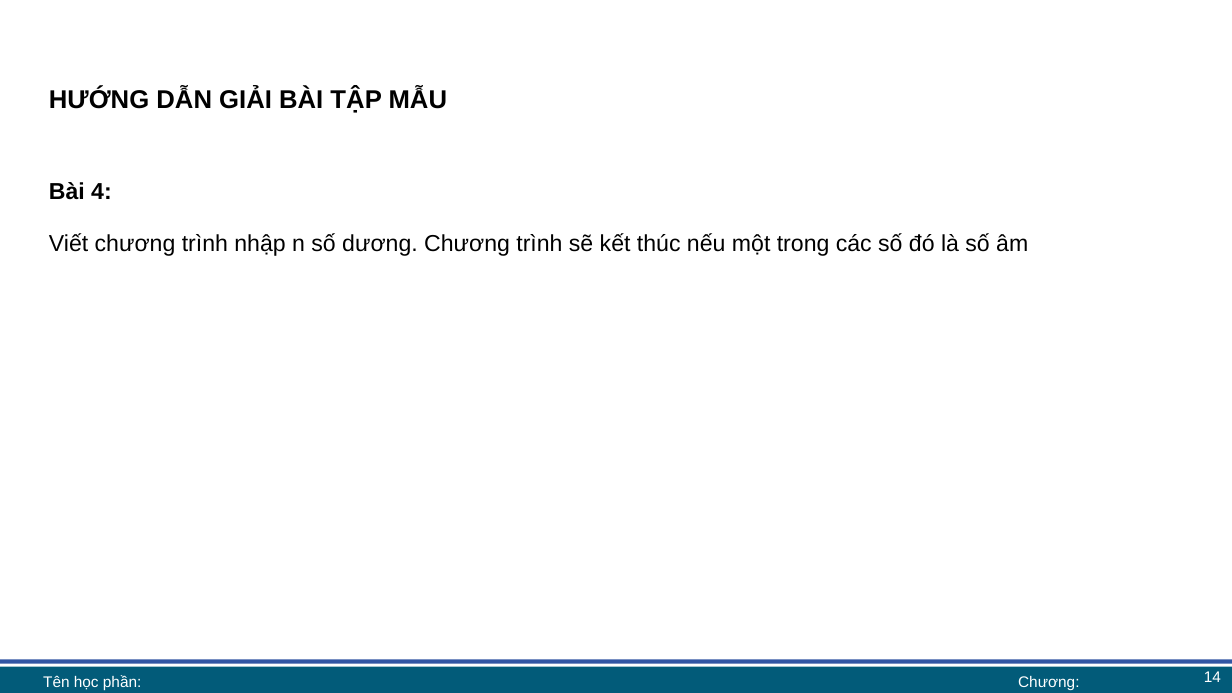
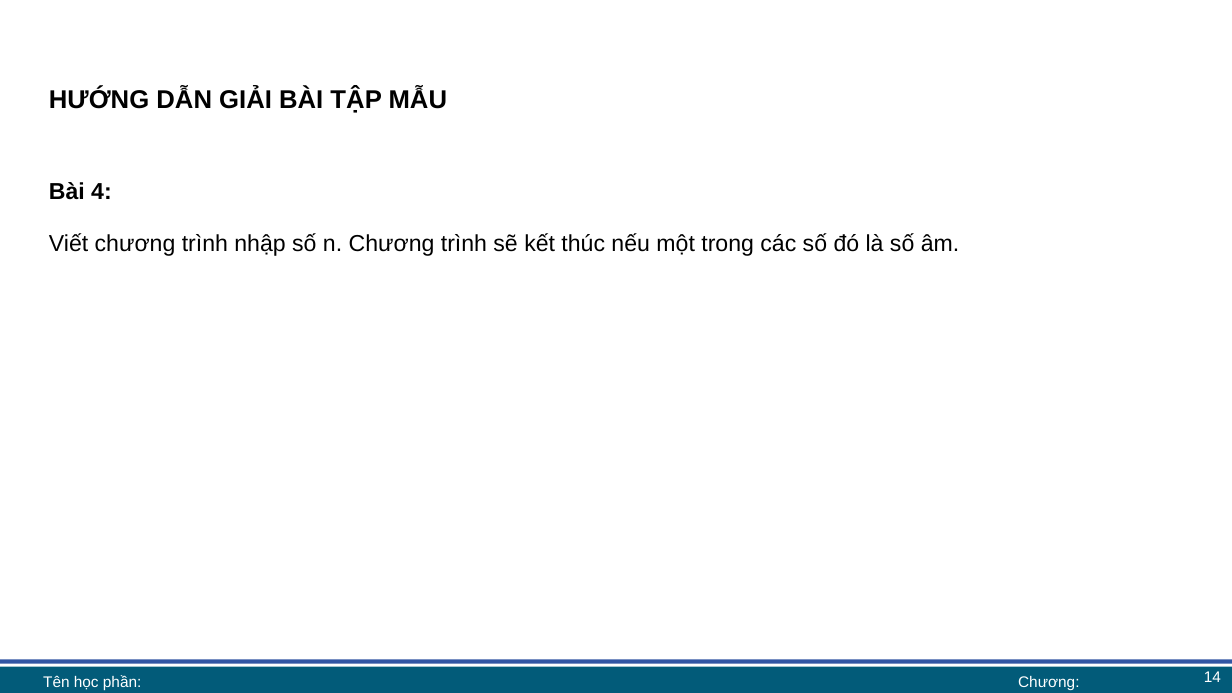
Before and after one commit to lhaaaaa/17A2-Ca-sang, a slide deck: slide 14 of Lab 4/Lab 4 bài giảng.pptx. Drawn at 1232x693 pixels with LibreOffice and Linux fonts; fonts in the diff are those of the drawing; background and template pictures are left out. Boxes give left, top, right and bottom in pixels: in the first picture for what was removed or moved away, otherwise in the second. Text is boxed around its words. In the diff, an @@ line names an element or a change of style, - is before the commit and + after.

```diff
--- a/Lab 4/Lab 4 bài giảng.pptx
+++ b/Lab 4/Lab 4 bài giảng.pptx
@@ text at [49,233,959,256]: text changed @@
-Viết chương trình nhập n số dương. Chương trình sẽ kết thúc nếu một trong các số đó là số âm
+Viết chương trình nhập số n. Chương trình sẽ kết thúc nếu một trong các số đó là số âm.
```
Also in this commit, not shown: 4 other slides changed, 3 other files.
